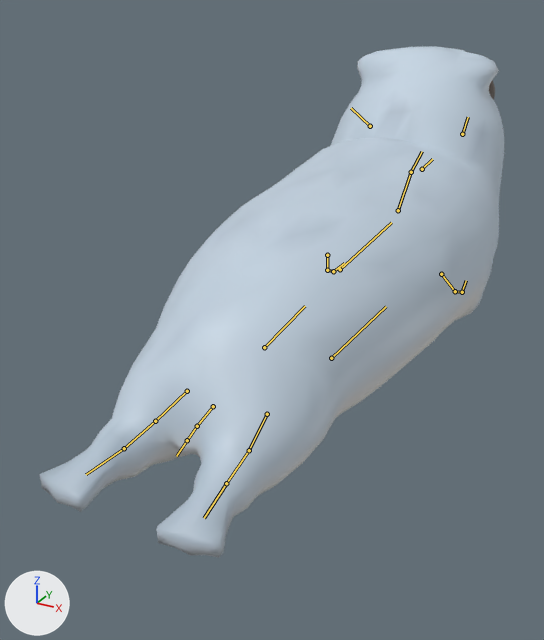
One commit to the glTF model game/art/models/battle/harbor_seal.glb: the scene before it, then after it.
One viewpoint serves both versions: a camera (50 mm lens) standing at (0.533, -1.209, 0.658) and looking at (-0.114, -0.033, 0.07). Arrows for +X, +Y and +Z are at lower left; the lights stay in place. The picture after the commit comes second. Both versions are drawn at frame 17 of the action 'fidget'; the numbers are the values there. The bones that bend it are drawn over the model as lines.

Names of what the first picture shows: 'harbor_seal_movie'.
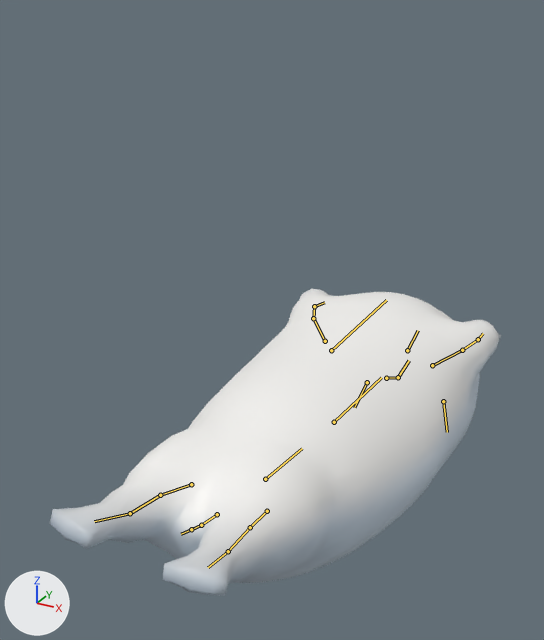
Edits to the scene script, one JSON object a line:
```json
{"block": "bone_root", "where": "bone_root = bpy.data.objects['harbor_seal_rig'].pose.bones['root']"}
{"op": "set", "path": "bone_root.location", "old": "(0.0, 0.0, 0.0)", "new": "(0.0, 0.0, 0.016)"}
{"op": "set", "path": "bone_root.rotation_quaternion", "old": "(1.0, 0.0, 0.0, 0.0)", "new": "(0.0, 0.0, 1.0, 0.0)", "note": "degrees (0, 0, 0) -> degrees (0, -180, 0)"}
{"block": "bone_neck", "where": "bone_neck = bpy.data.objects['harbor_seal_rig'].pose.bones['neck']  # child of 'chest'"}
{"op": "set", "path": "bone_neck.rotation_quaternion", "old": "(0.99, 0.138, 0.0, 0.0)", "new": "(0.999, -0.05, 0.0, 0.0)", "note": "degrees (16, 0, 0) -> degrees (-6, 0, 0)"}
{"block": "bone_head", "where": "bone_head = bpy.data.objects['harbor_seal_rig'].pose.bones['head']  # child of 'neck'"}
{"op": "set", "path": "bone_head.rotation_quaternion", "old": "(0.993, 0.119, 0.0, 0.0)", "new": "(1.0, 0.0, 0.0, 0.0)", "note": "degrees (14, 0, 0) -> degrees (0, 0, 0)"}
{"block": "bone_jaw", "where": "bone_jaw = bpy.data.objects['harbor_seal_rig'].pose.bones['jaw']  # child of 'head'"}
{"op": "set", "path": "bone_jaw.rotation_quaternion", "old": "(0.996, -0.084, 0.0, 0.0)", "new": "(1.0, 0.0, 0.0, 0.0)", "note": "degrees (-10, 0, 0) -> degrees (0, 0, 0)"}
{"block": "bone_fl_upper_l", "where": "bone_fl_upper_l = bpy.data.objects['harbor_seal_rig'].pose.bones['fl_upper.L']  # child of 'chest'"}
{"op": "set", "path": "bone_fl_upper_l.rotation_quaternion", "old": "(0.971, 0.195, -0.028, -0.137)", "new": "(0.969, 0.196, 0.03, 0.146)", "note": "degrees (23, 0, -16) -> degrees (23, 0, 17)"}
{"block": "bone_fl_upper_r", "where": "bone_fl_upper_r = bpy.data.objects['harbor_seal_rig'].pose.bones['fl_upper.R']  # child of 'chest'"}
{"op": "set", "path": "bone_fl_upper_r.rotation_quaternion", "old": "(0.966, 0.22, 0.031, 0.136)", "new": "(0.964, 0.221, -0.033, -0.146)", "note": "degrees (26, 0, 16) -> degrees (26, 0, -17)"}
{"block": "bone_hl_foot_l", "where": "bone_hl_foot_l = bpy.data.objects['harbor_seal_rig'].pose.bones['hl_foot.L']  # child of 'hl_lower.L'"}
{"op": "set", "path": "bone_hl_foot_l.rotation_quaternion", "old": "(1.0, 0.0, 0.0, 0.0)", "new": "(0.989, 0.149, 0.0, 0.0)", "note": "degrees (0, 0, 0) -> degrees (17, 0, 0)"}
{"block": "bone_hl_foot_r", "where": "bone_hl_foot_r = bpy.data.objects['harbor_seal_rig'].pose.bones['hl_foot.R']  # child of 'hl_lower.R'"}
{"op": "set", "path": "bone_hl_foot_r.rotation_quaternion", "old": "(1.0, 0.0, 0.0, 0.0)", "new": "(0.989, 0.149, 0.0, 0.0)", "note": "degrees (0, 0, 0) -> degrees (17, 0, 0)"}
```

Where the change shows, as pixel boxes (x1, y1, x2, y2) in the pictures (544 x 640 px):
```json
{"object": "harbor_seal_movie", "change": "posed", "before": [40, 46, 504, 558], "after": [49, 289, 501, 596], "on screen": "40% shorter"}
{"bone": "root", "before": "(331, 358) to (386, 306)", "after": "(331, 350) to (386, 300)"}
{"bone": "neck", "before": "(398, 210) to (411, 172)", "after": "(386, 378) to (398, 377)"}
{"bone": "head", "before": "(411, 172) to (422, 151)", "after": "(398, 377) to (409, 360)"}
{"bone": "jaw", "before": "(422, 169) to (432, 159)", "after": "(407, 350) to (418, 330)"}
{"bone": "fl_upper.L", "before": "(327, 255) to (327, 270)", "after": "(432, 365) to (462, 350)"}
{"bone": "fl_upper.R", "before": "(441, 274) to (455, 291)", "after": "(325, 341) to (313, 318)"}
{"bone": "hl_foot.L", "before": "(124, 448) to (86, 474)", "after": "(228, 551) to (208, 567)"}
{"bone": "hl_foot.R", "before": "(226, 483) to (204, 518)", "after": "(130, 513) to (94, 521)"}
```
